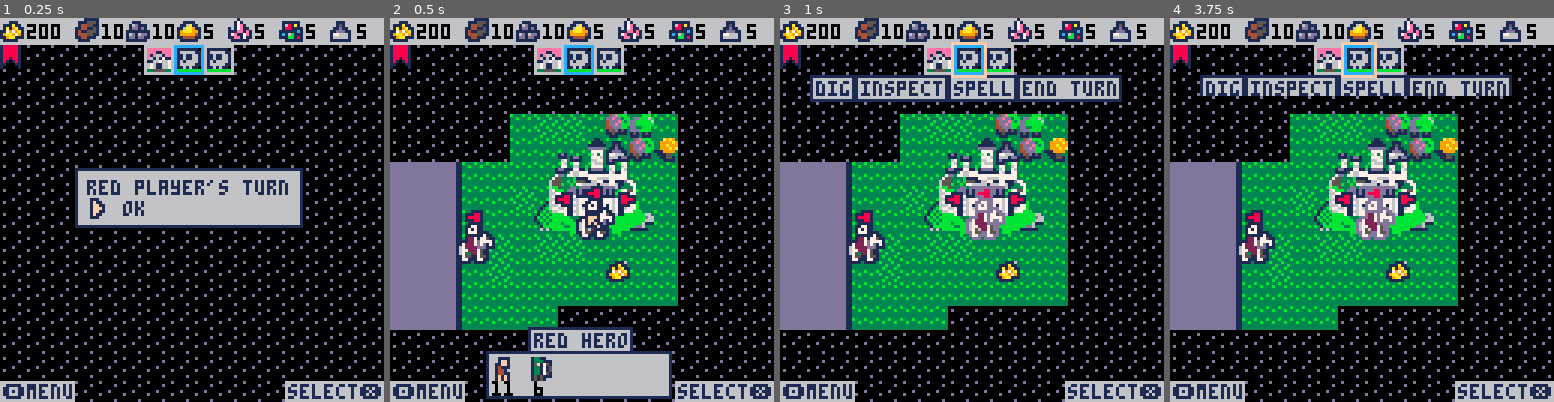
Above: before the commit, frames 1-4 (left to right).
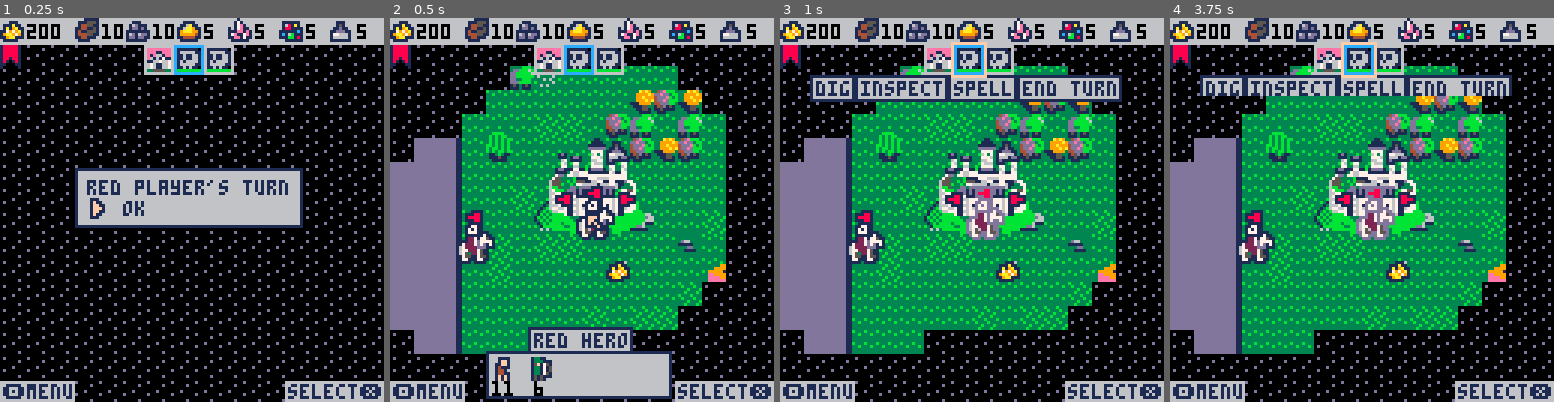
Above: after the commit, the same moments.

Repository: pvan/pico8
Game: PICO-8 cartridge heroes.p8
Two runs of this game, one before a commit and one after it. Both use one fixed random seed, a clock stepped at 60 frames per second and the inputs below.
Inputs:
- Up to frame 1 (0.25 s): no input
- Up to frame 2 (0.5 s): tap X (X key) at 0.33 s
- Up to frame 3 (1 s): tap O (Z key) at 0.7 s
- Up to frame 4 (3.75 s): tap X (X key) at 1.07, 1.85, 2.97 s; hold Right 1.6-2.1 s; tap O (Z key) every 0.4 s from 1.7 to 3.7 s; hold Up 2.15-2.42 s; hold Right 2.47-3.03 s; hold Left 3.08-3.58 s; hold Down from 3.63 s (still down)

Frame 1 is identical in both runs. In frame 2, 17% of the frame differs, in the area x 6-88%, y 12-88%; in frame 3, 14%; in frame 4, 15%.

Commit message:
heroes: make fog reveal area more round
increase castle reveal radius

Diff:
--- a/heroes.p8
+++ b/heroes.p8
@@ -492,11 +492,15 @@
 
  --udpate fog of war
  for thing in all(ports) do
-  for x=-3,3 do
-   for y=-3,3 do
-    s(cp.fog,
-     pt(thing.x+x,thing.y+y),
-     false)
+  local size=4
+  if (thing.type=="castle") size=5
+  for x=-size,size do
+   for y=-size,size do
+    if abs(x)+abs(y)<size*2-1 then
+     s(cp.fog,
+      pt(thing.x+x,thing.y+y),
+      false)
+    end
    end
   end
  end
